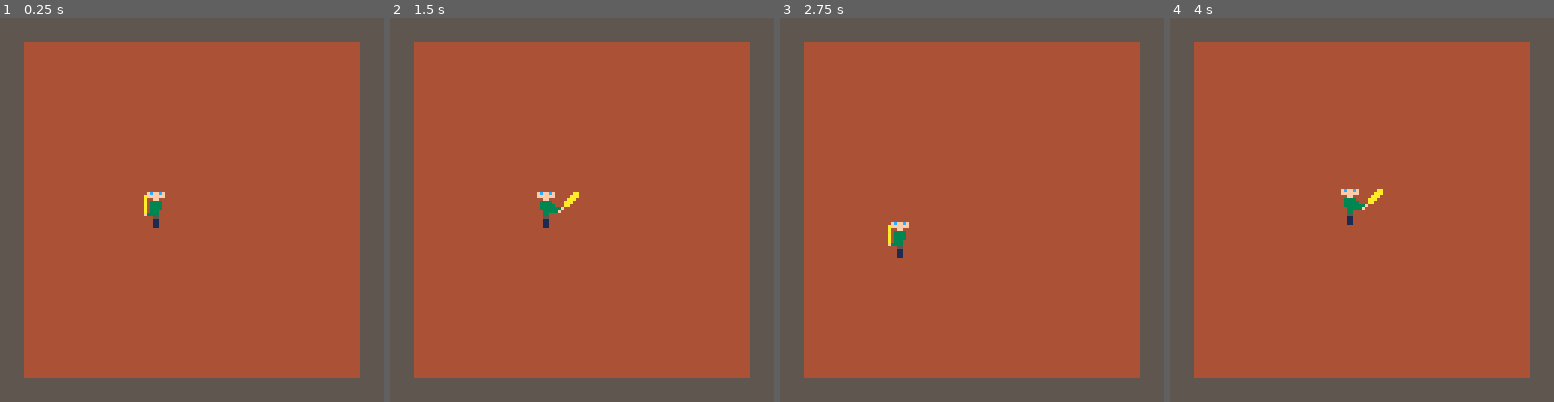
Above: before the commit, frames 1-4 (left to right).
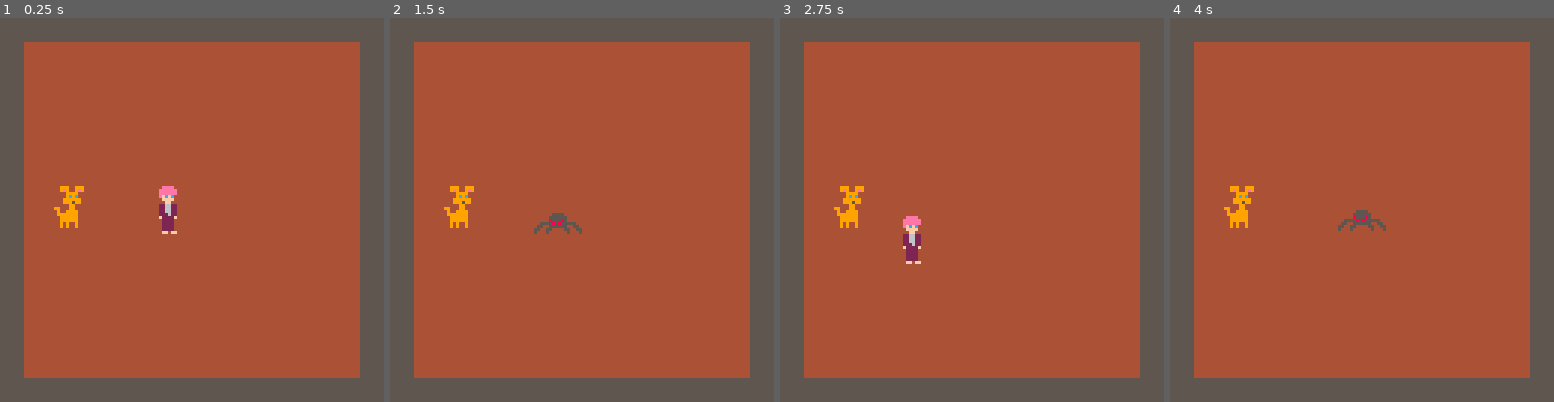
Above: after the commit, the same moments.

Repository: kuhnevan/ims-445-final-project
Game: PICO-8 cartridge final/finalproject.p8
Same seed, same stepped clock (60 frames per second), same inputs: the game is played once before the commit and once after it.
Inputs:
- Up to frame 1 (0.25 s): no input
- Up to frame 2 (1.5 s): tap O (Z key) at 0.33, 0.7, 1.43 s
- Up to frame 3 (2.75 s): hold Left 1.97-2.37 s; tap O (Z key) at 2.22 s; hold Down from 2.42 s (still down)
- Up to frame 4 (4 s): release Down at 2.82 s; hold Right 2.87-3.53 s; tap O (Z key) at 3.1, 3.98 s; hold Up from 3.58 s (still down)

The runs differ from the first frame. In frame 1, 1.1% of the frame differs, in the area x 14-47%, y 43-57%; in frame 2, 1.1%; in frame 3, 1.1%; in frame 4, 1.1%.

Commit message:
Added sprites

Diff:
--- a/final/finalproject.p8
+++ b/final/finalproject.p8
@@ -16,12 +16,22 @@
     hasbat = false,
     damage = 0,
     health = 10,
-    sprindex = 4,
-    width = 1,
+    sprindex = 9,
+    width = 2,
     height = 2,
     speed = 1
 }
 
+dog = {
+    x = 2 * cellwidth,
+    y = 7 * cellwidth,
+    health = 1000,
+    sprindex = 7,
+    width = 2,
+    height = 2,
+    speed = 0
+}
+
 
 function dealdamage(dam)
 
@@ -29,8 +39,8 @@
 
 
 function wait()
-	p1.sprindex = 4
-	p1.width = 1
+	p1.sprindex = 9
+	p1.width = 2
 	a = 0
 end
 
@@ -126,7 +136,14 @@
  map(0,0,0,0,16,16)
 -- map(0,0,0,64,16,8)
  spr(p1.sprindex, p1.x, p1.y, p1.width, p1.height)
-end
+ spr(dog.sprindex, dog.x, dog.y, dog.width, dog.height)
+
+end
+…(5 lines of a section not shown)…
 
 
 
@@ -175,7 +192,7 @@
 
 
 __gff__
-0000020000000000000000000000000000000000000000000000000000000000000000000000000000000000000000000101000000000000000000000000000000000000000000000000000000000000000000000000000000000000000000000000000000000000000000000000000000000000000000000000000000000000
+0000000000000001010000000000000000000000000000010100000000000000000000000000000000000000000000000001000000000000000000000000000000000000000000000000000000000000000000000000000000000000000000000000000000000000000000000000000000000000000000000000000000000000
 0000000000000000000000000000000000000000000000000000000000000000000000000000000000000000000000000000000000000000000000000000000000000000000000000000000000000000000000000000000000000000000000000000000000000000000000000000000000000000000000000000000000000000
 __map__
 3131313131313131313131313131313100000000000000000000000000000000000000000000000000000000000000000000000000000000000000000000000000000000000000000000000000000000000000000000000000000000000000000000000000000000000000000000000000000000000000000000000000000000
Not shown, changed: 21 lines of the sprite sheet (__gfx__) section of final/finalproject.p8
